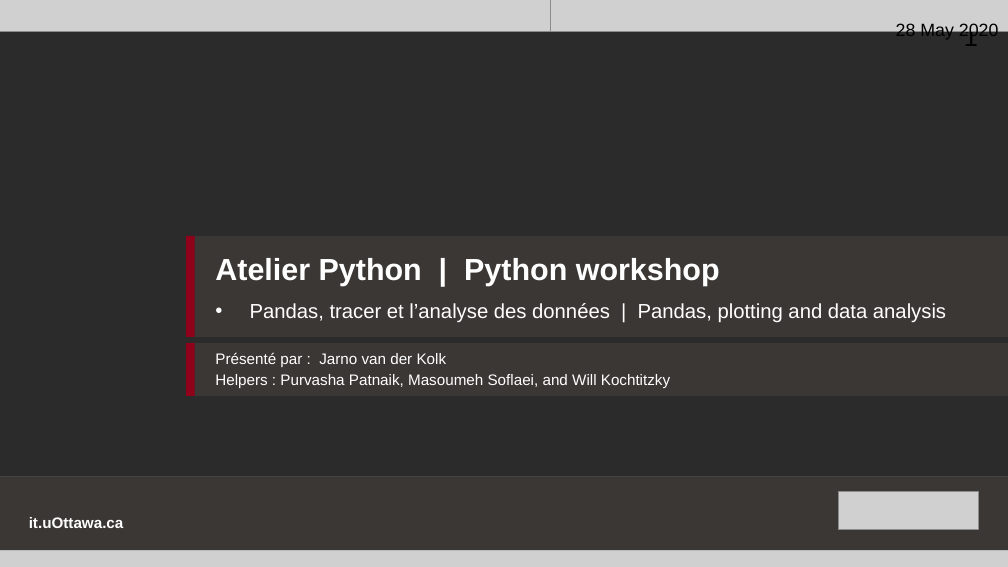
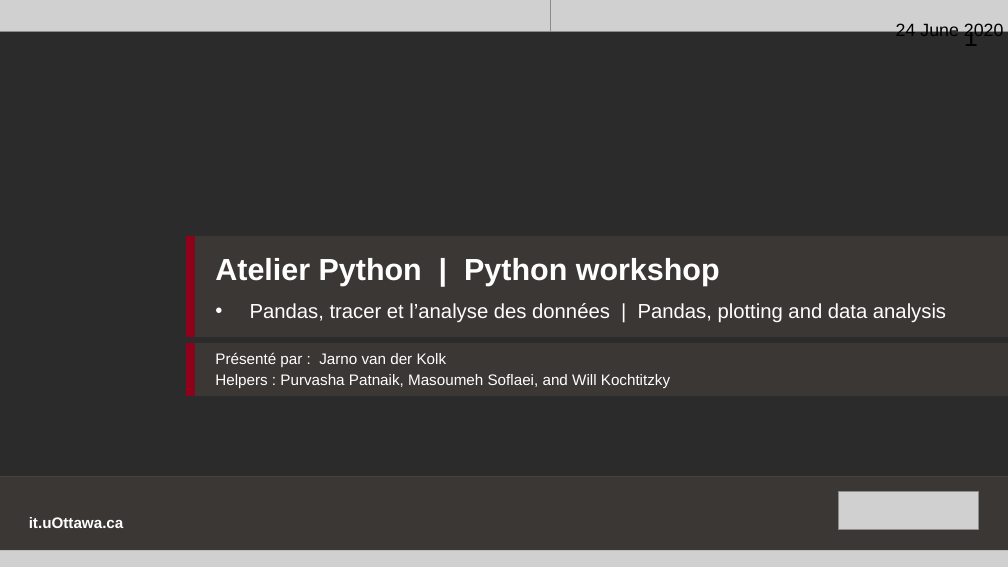
Before and after one commit to drjarno/python-workshop-2020-may, a slide deck: slide 1 of Slides.odp. Drawn at 1008x567 pixels with LibreOffice and Linux fonts; fonts in the diff are those of the drawing; grey boxes stand for pictures; background and template pictures are left out; a plain dark background stands for a picture behind light text. Boxes give left, top, right and bottom in pixels: in the first picture for what was removed or moved away, otherwise in the second. Text is boxed around its words. In the diff, an @@ line names an element or a change of style, - is before the commit and + after.

```diff
--- a/Slides.odp
+++ b/Slides.odp
@@ text at <box>896,22,1004,40</box>: text changed @@
-28 May 2020
+24 June 2020
```
Also in this commit, not shown: 2 other slides changed.
